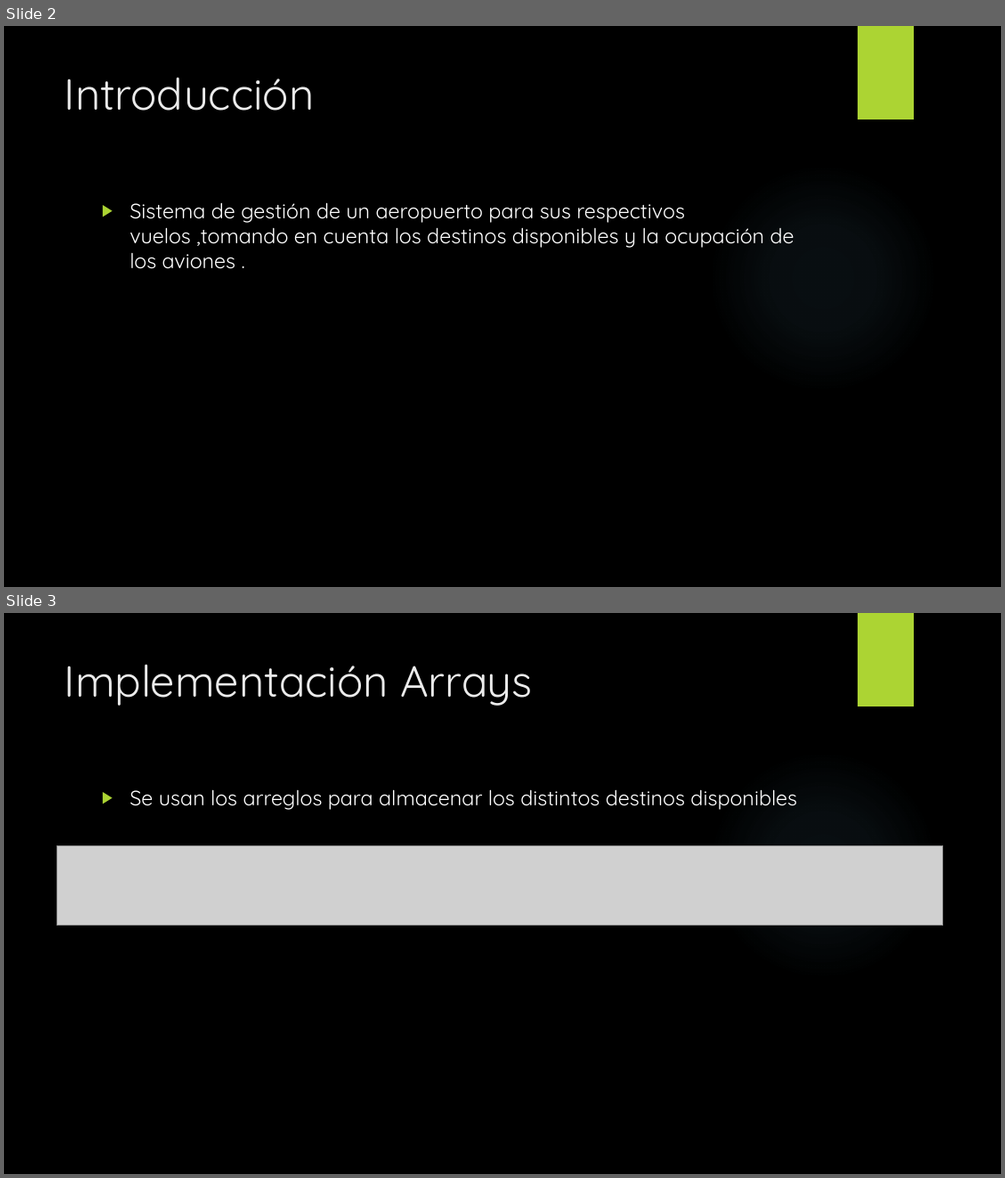
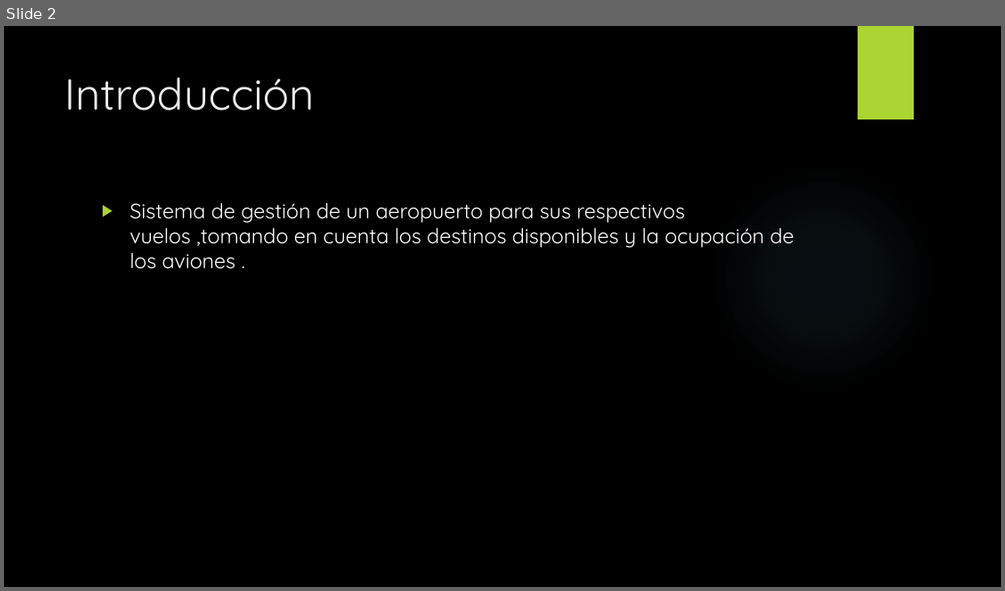
Before and after one commit to Arnold-R-T/Tercer-Corte, a slide deck: Taller Final/Taller Final Aeropuerto, Arnold Edward.pptx. Shown one above the other, each under a label of ours: slides 2 and 3 before the commit, slide 2 after it. The pictures are 1005x1178 and 1005x591 pixels, drawn with LibreOffice and Linux fonts; fonts in the diff are those of the drawing; grey boxes stand for pictures; background and template pictures are left out. Boxes give left, top, right and bottom in pixels: in the first picture for what was removed or moved away, otherwise in the second. Text is boxed around its words. In the diff, an @@ line names an element or a change of style, - is before the commit and + after.

```diff
--- a/Taller Final/Taller Final Aeropuerto, Arnold Edward.pptx
+++ b/Taller Final/Taller Final Aeropuerto, Arnold Edward.pptx
@@ slide 3 removed at [4,613,1001,1174], background picture (left out); not listed: 2 template elements that a slide beside it also shows @@
@@ title removed at [65,664,532,706] @@
-Implementación Arrays
@@ text removed at [129,789,797,810] @@
-▶ Se usan los arreglos para almacenar los distintos destinos disponibles
@@ picture removed at [57,845,943,925] @@
```
Also in this commit, not shown: 6 slides changed, 2 slides added, 2 other slides removed.
